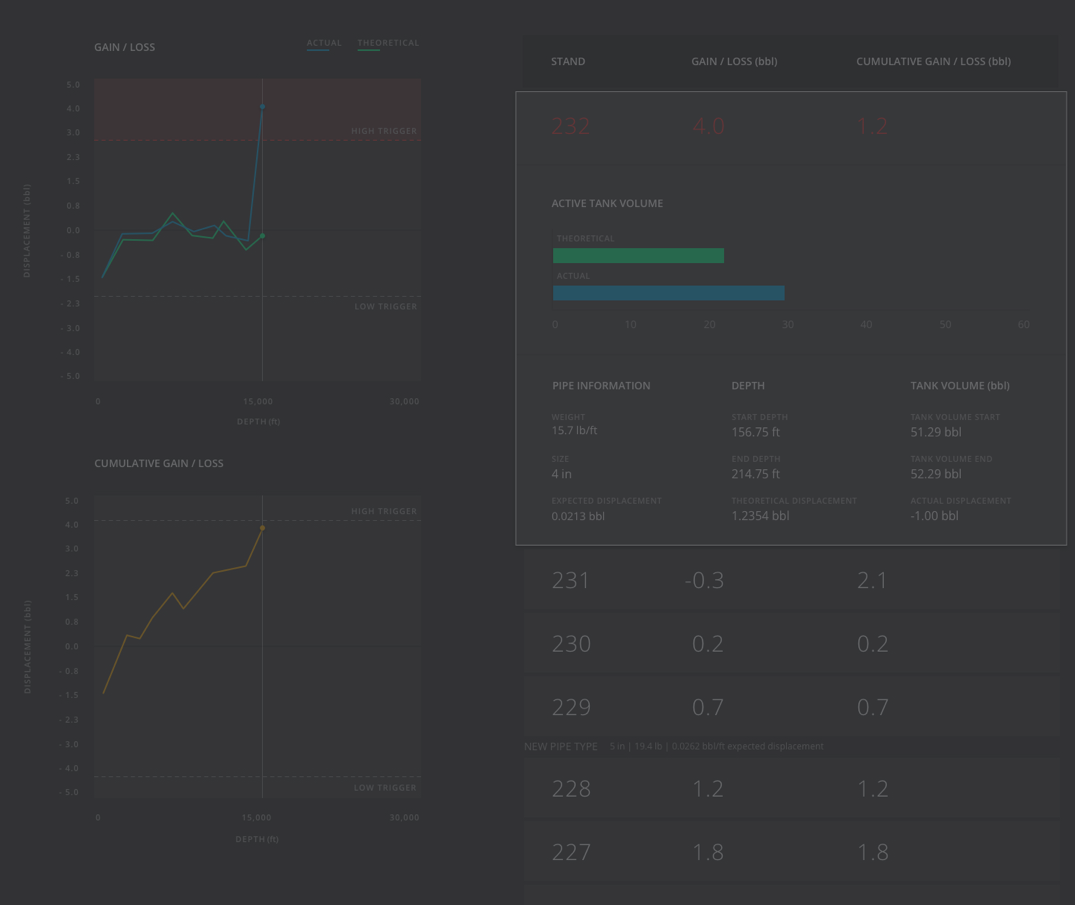
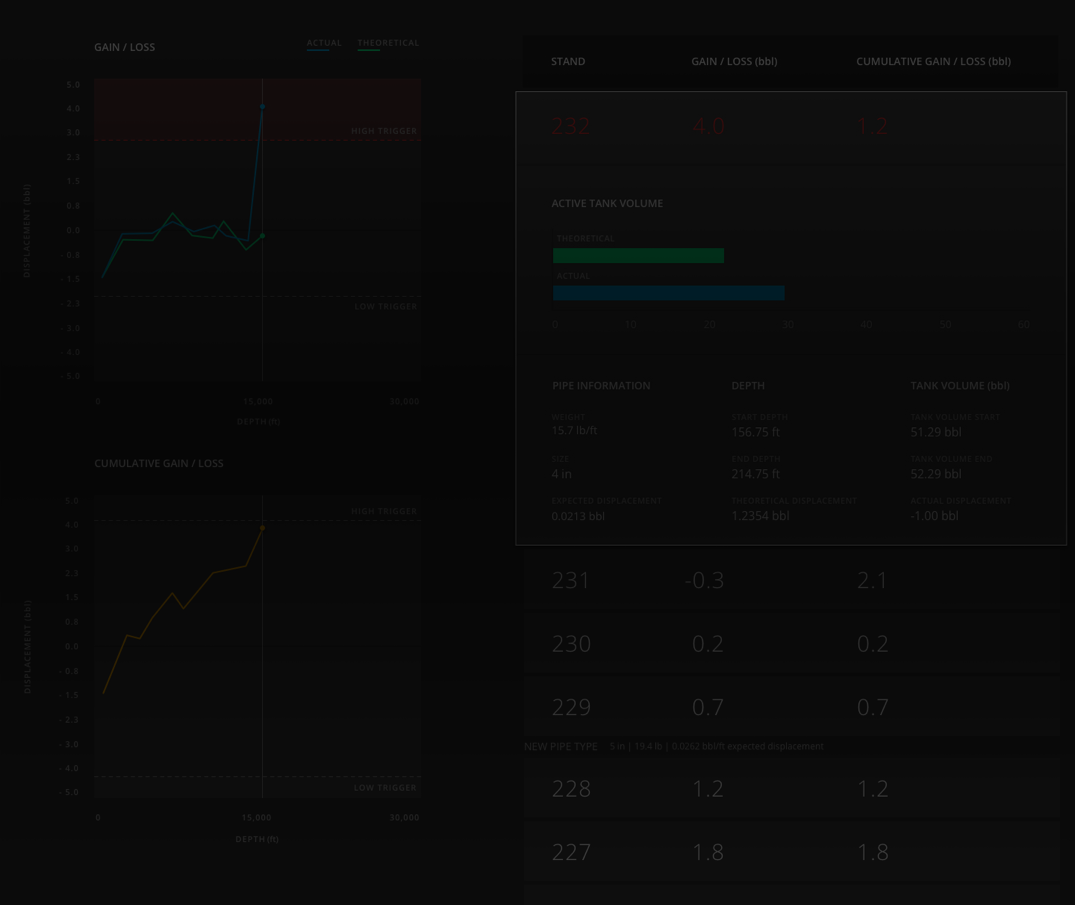
Comparing the layer stacks of the two 1075 x 905 images. Changes:
added layer "Layer 2" (43%) above "Layer 1" over (x1=0, y1=0, x2=1075, y2=905)
painted on "Layer 1" over (x1=0, y1=0, x2=1075, y2=905)
